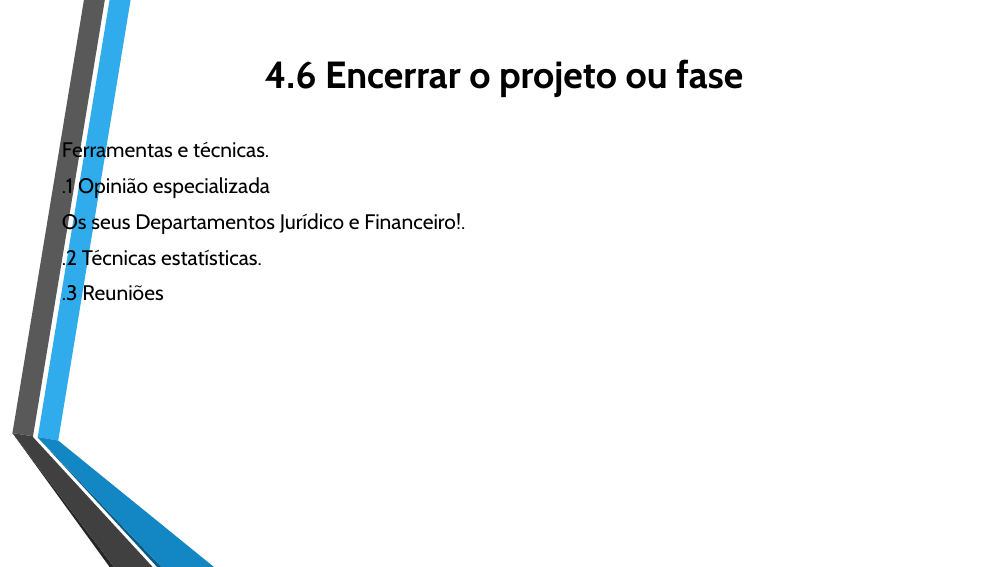
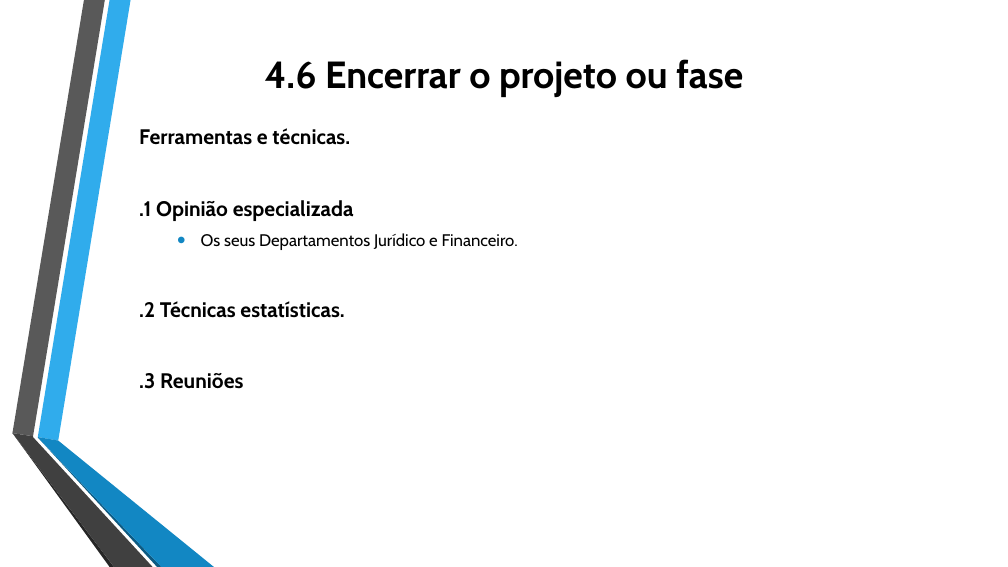
Before and after one commit to jharbes/ADMINISTRACAO-DE-REDES, a slide deck: slide 44 of RELATORIO PROVA P2/relatorio-pmbok-capitulo4-jharbes.pptx. Drawn at 1008x567 pixels with LibreOffice and Linux fonts; fonts in the diff are those of the drawing. Boxes give left, top, right and bottom in pixels: in the first picture for what was removed or moved away, otherwise in the second. Text is boxed around its words. In the diff, an @@ line names an element or a change of style, - is before the commit and + after.

```diff
--- a/RELATORIO PROVA P2/relatorio-pmbok-capitulo4-jharbes.pptx
+++ b/RELATORIO PROVA P2/relatorio-pmbok-capitulo4-jharbes.pptx
@@ text "Ferramentas e técnicas.": place and size @@
-text "Ferramentas e técnicas." at box(62, 140, 465, 301)
+text "Ferramentas e técnicas." at box(139, 128, 518, 389)
@@ text at box(139, 128, 354, 389): bold on in "Ferramentas e técnicas.", ".1 Opinião especializada", ".2 Técnicas estatísticas.", ".3 Reuniões" @@
@@ text at box(201, 233, 518, 250): text changed; size 20 to 16 pt @@
-Os seus Departamentos Jurídico e Financeiro!.
+  • Os seus Departamentos Jurídico e Financeiro.
```
Also in this commit, not shown: 7 other slides changed.
